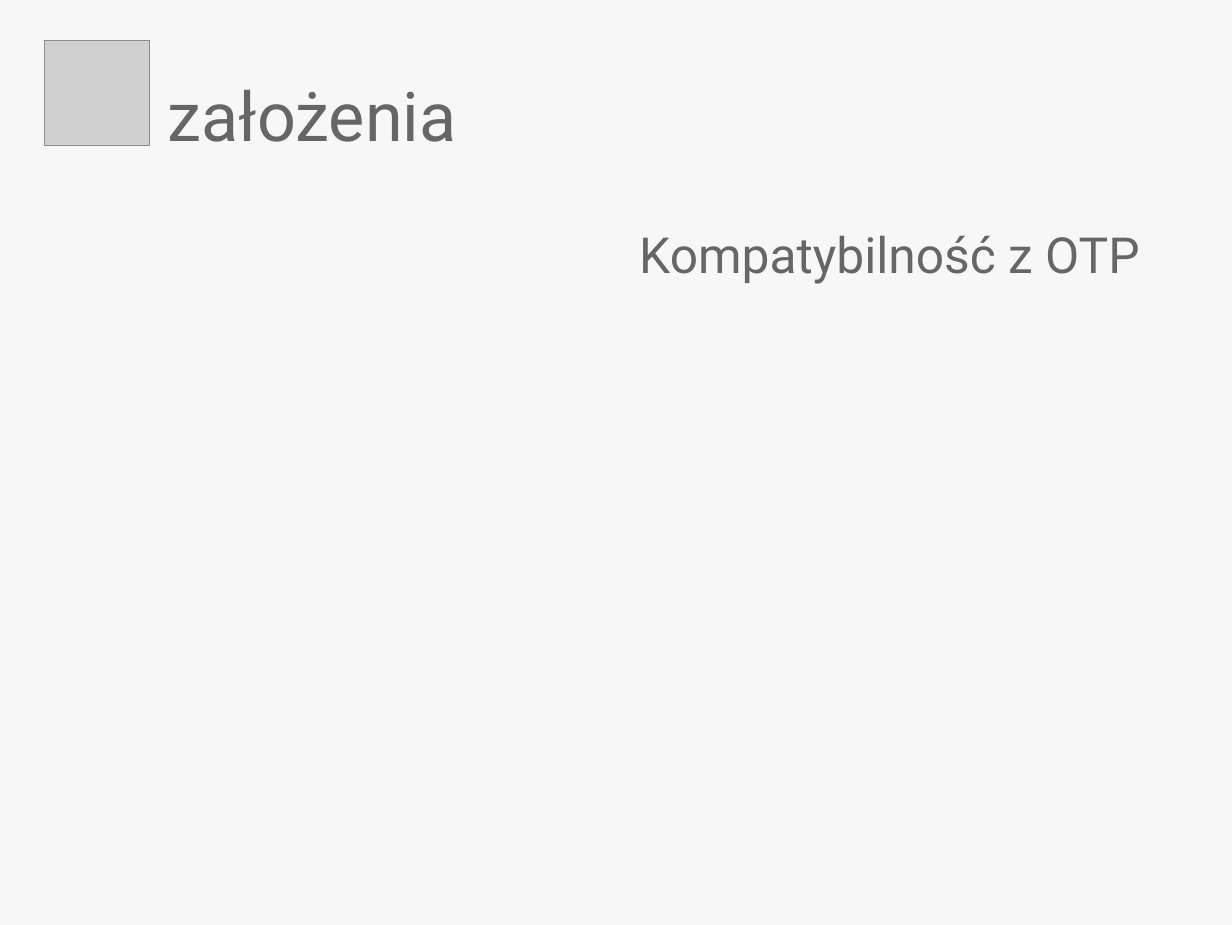
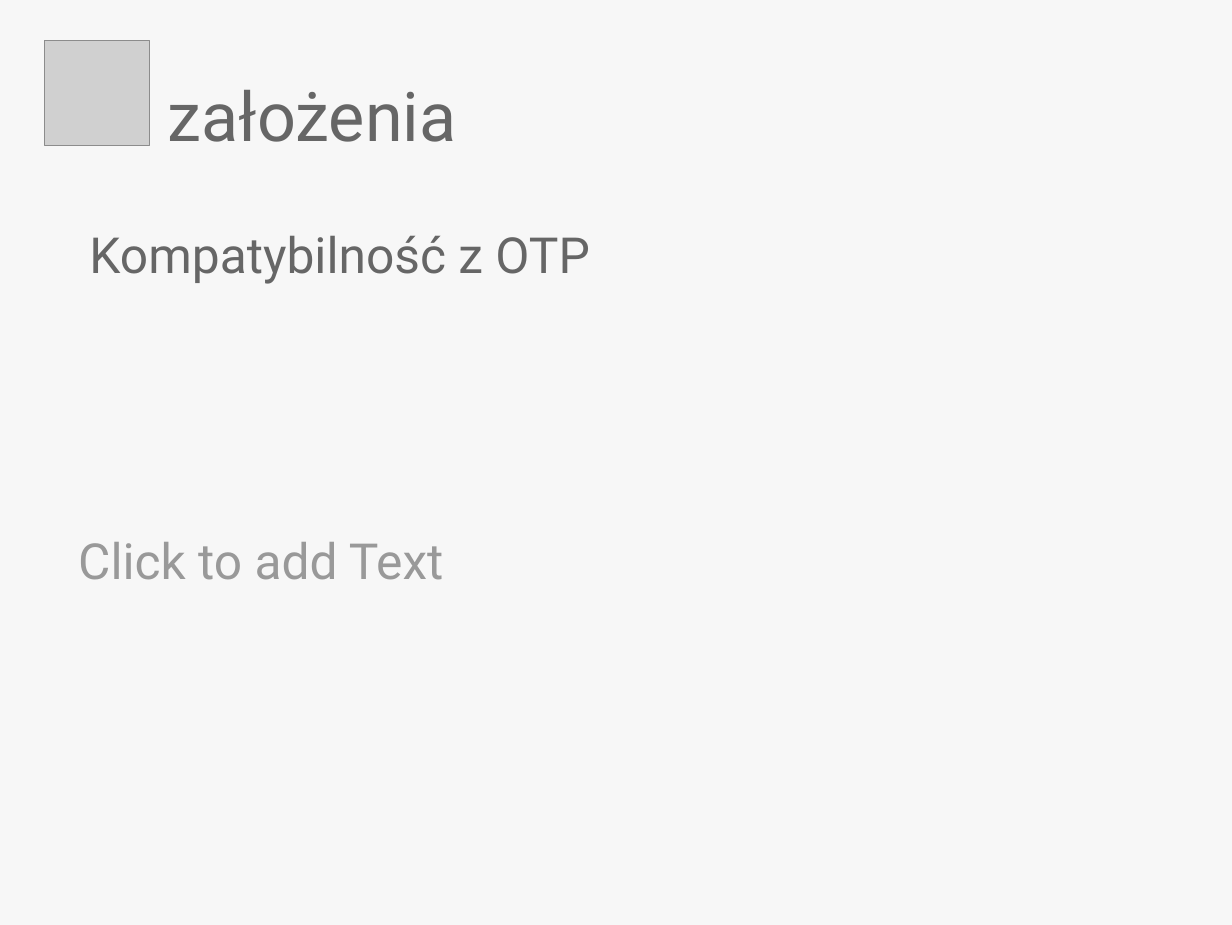
Before and after one commit to QuirkOo/secret-elixir, a slide deck: slide 2 of elixir.odp. Drawn at 1232x925 pixels with LibreOffice and Linux fonts; fonts in the diff are those of the drawing; grey boxes stand for pictures. Boxes give left, top, right and bottom in pixels: in the first picture for what was removed or moved away, otherwise in the second. Text is boxed around its words. In the diff, an @@ line names an element or a change of style, - is before the commit and + after.

```diff
--- a/elixir.odp
+++ b/elixir.odp
@@ subtitle "Kompatybilność z OTP" at (x1=89, y1=235, x2=590, y2=284): alignment right to left @@
@@ text added at (x1=78, y1=542, x2=443, y2=580), 32 pt, text #999999 @@
+Click to add Text
```
Also in this commit, not shown: 1 other file.
